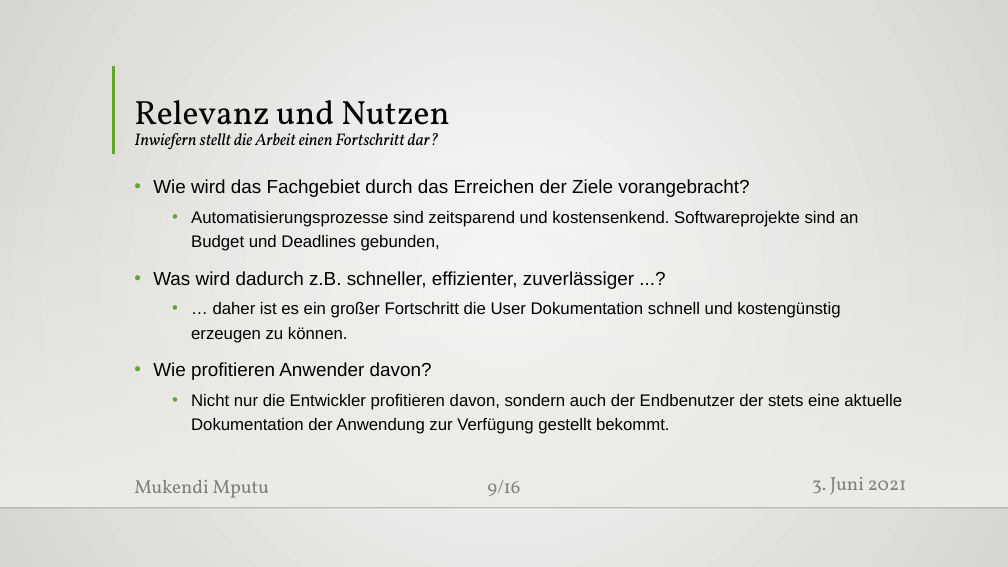
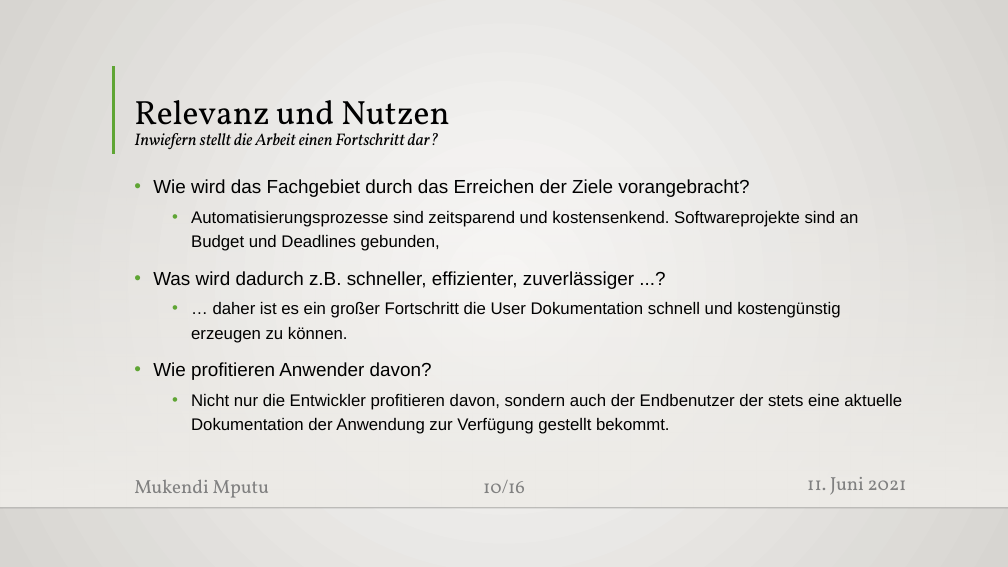
Before and after one commit to MukendiMputu/BachelorThesis, a slide deck: slide 10 of Proposalvortrag.pptx (slide 9 before the commit). Drawn at 1008x567 pixels with LibreOffice and Linux fonts; fonts in the diff are those of the drawing; background and template pictures are left out. Boxes give left, top, right and bottom in pixels: in the first picture for what was removed or moved away, otherwise in the second. Text is boxed around its words. In the diff, an @@ line names an element or a change of style, - is before the commit and + after.

```diff
--- a/Proposalvortrag.pptx
+++ b/Proposalvortrag.pptx
@@ text at (807,477,907,495): text changed @@
-3. Juni 2021
+11. Juni 2021
@@ page number at (483,480,525,493): text changed @@
-9/16
+10/16
```
Also in this commit, not shown: 10 other slides changed, 2 slides added, 2 slides removed, 1 other file.
